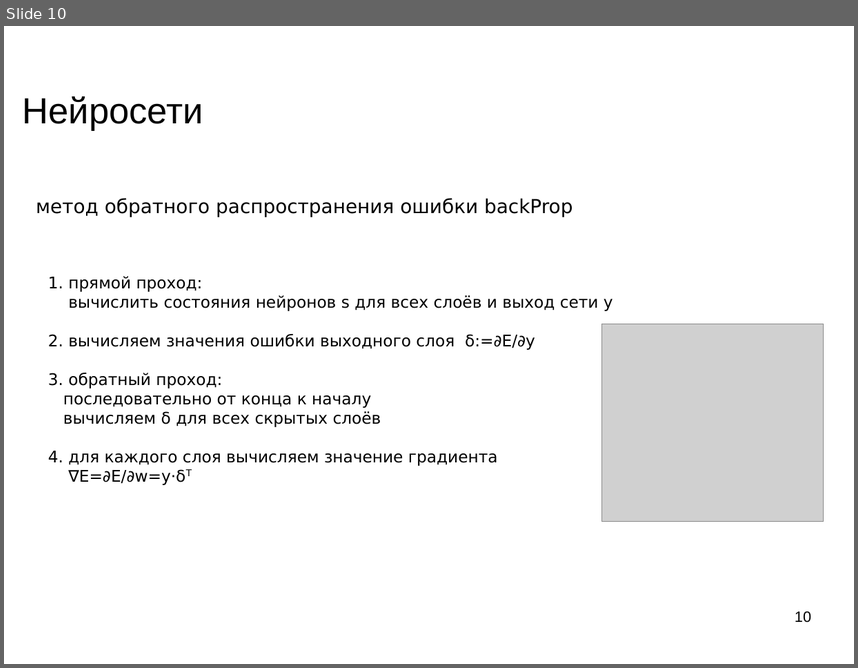
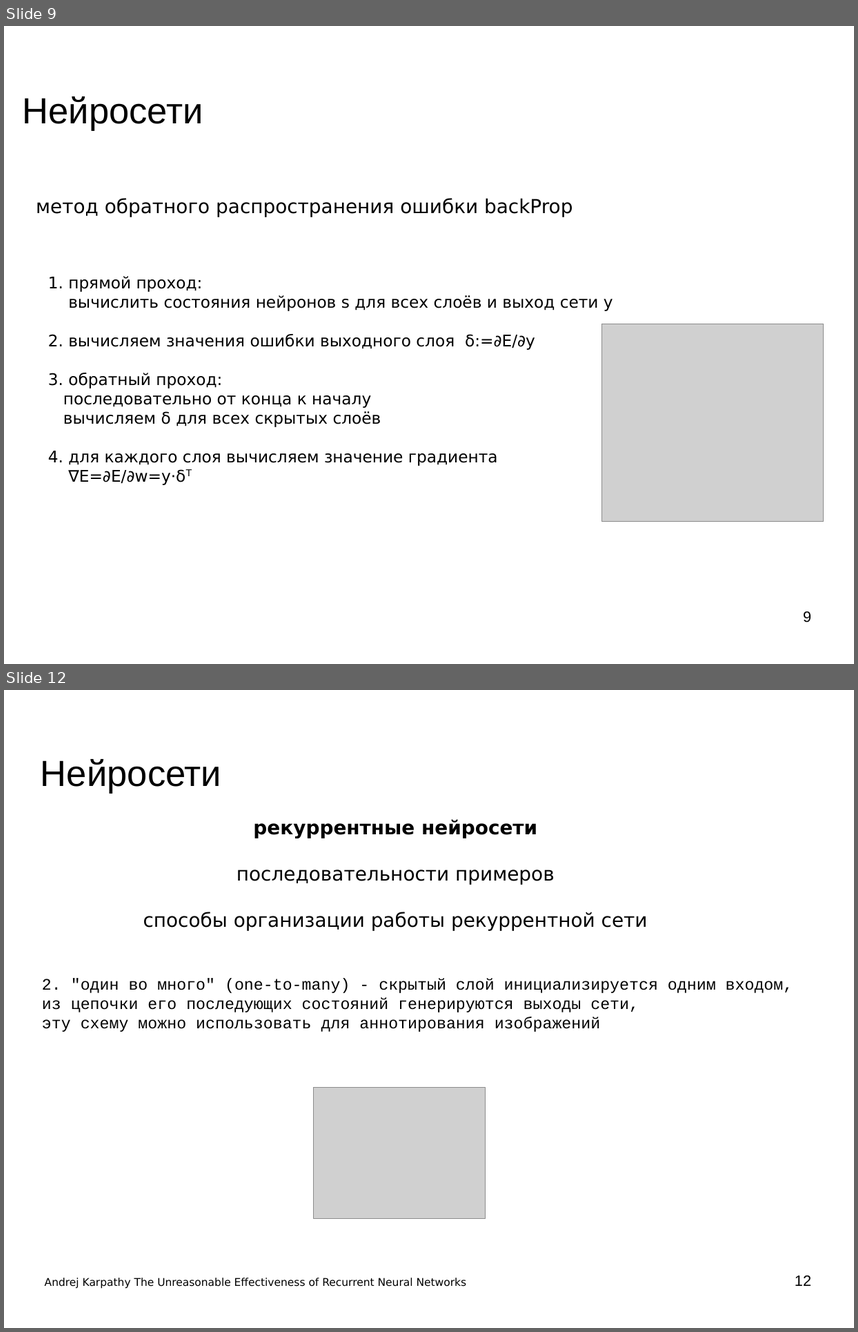
Before and after one commit to mechanoid5/ml_lectorium_legacy, a slide deck: 18-recurrent-ann.odp. Shown one above the other, each under a label of ours: slide 10 before the commit, slides 9 and 12 after it; the slides between them are not shown. The pictures are 858x668 and 858x1332 pixels, drawn with LibreOffice and Linux fonts; fonts in the diff are those of the drawing; grey boxes stand for pictures; background and template pictures are left out. Boxes give left, top, right and bottom in pixels: in the first picture for what was removed or moved away, otherwise in the second. Text is boxed around its words. In the diff, an @@ line names an element or a change of style, - is before the commit and + after.

```diff
--- a/18-recurrent-ann.odp
+++ b/18-recurrent-ann.odp
@@ slide 12 added at (4,690,854,1328), background picture (left out) @@
@@ title added at (41,759,221,793), 33.9 pt, text #000000 @@
+Нейросети
@@ text added at (143,819,648,931), 18 pt, text #000000 @@
+рекуррентные нейросети
+последовательности примеров
+способы организации работы рекуррентной сети
@@ text added at (42,978,793,1032), 15 pt, text #000000 @@
+2. "один во много" (one-to-many) - скрытый слой инициализируется одним входом, из цепочки его последующих состояний генерируются выходы сети,
+эту схему можно использовать для аннотирования изображений
@@ picture added at (314,1087,486,1219) @@
@@ text added at (45,1277,467,1288), 10 pt, text #000000 @@
+Andrej Karpathy The Unreasonable Effectiveness of Recurrent Neural Networks
@@ page number added at (795,1275,811,1285), 14 pt, text #000000 @@
+12
@@ what was slide 10 is now slide 9 @@
@@ page number at (803,611,811,622): text changed @@
-10
+9
```
Also in this commit, not shown: 3 slides changed, 6 other slides added, 3 slides removed.
